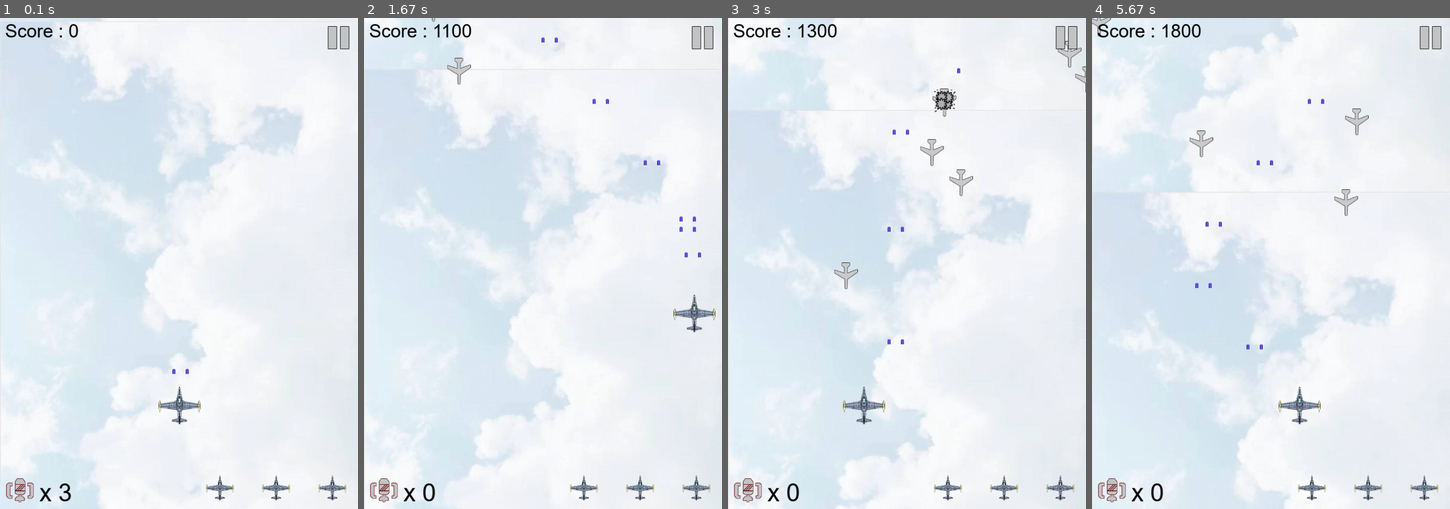
Above: before the commit, frames 1-4 (left to right).
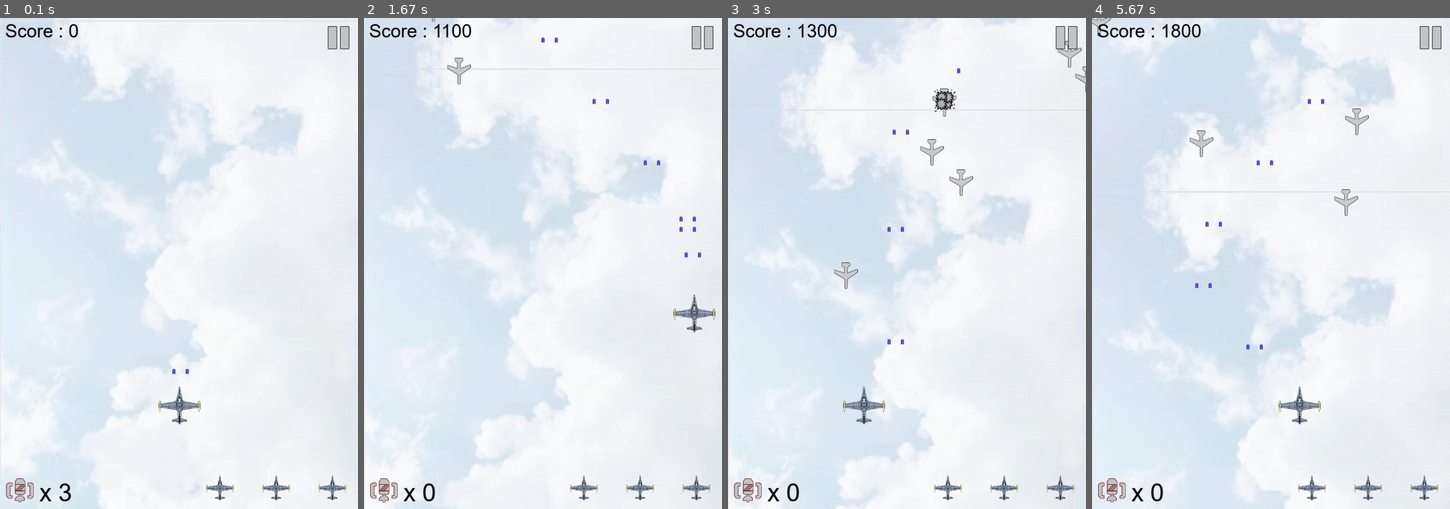
Above: after the commit, the same moments.

Repository: charlie-ccw/Pygame-project
Game: pygame game, started from main.py
Two runs of this game, one before a commit and one after it. Both use one fixed random seed, a clock stepped at 60 frames per second and the inputs below.
Inputs:
- Up to frame 1 (0.1 s): no input
- Up to frame 2 (1.67 s): tap Space at 0.33, 0.73, 1.03, 1.23, 1.57 s; hold D 0.67-1.13 s; hold W 1.17-1.47 s; hold D from 1.5 s (still down)
- Up to frame 3 (3 s): tap Space at 1.87, 2.07, 2.37, 2.63, 2.97 s; release D at 1.97 s; hold A 2-2.53 s; hold S 2.57-2.87 s; hold A from 2.9 s (still down)
- Up to frame 4 (5.67 s): tap Space at 3.27, 3.4, 3.8, 4.1, 4.47, 4.87, 5.17, 5.37 s; release A at 3.3 s; hold W 3.33-3.7 s; hold D 3.73-4.37 s; hold S 4.4-4.77 s; hold A 4.8-5.27 s; hold D from 5.3 s (still down)

The runs differ from the first frame. In frame 1, less than 0.1% of the frame differs, in the area x 19-29%, y 0-1%; in frame 2, 0.4%; in frame 3, 2.5%; in frame 4, 5.4%, in the area x 0-84%, y 0-36%.

Commit message:
background
rechange the bcakground

Diff:
--- a/background.py
+++ b/background.py
@@ -38,7 +38,7 @@
     def __init__(self,size):
         pygame.sprite.Sprite.__init__(self)
 
-        self.image = pygame.image.load("images/background.jpg").convert_alpha()
+        self.image = pygame.image.load("images/background1.jpg").convert_alpha()
         # here we difine the destory picture of the enemy
         self.rect = self.image.get_rect()
         self.width = 700
Binary file changed: images/background.jpg
Binary file added: images/background1.jpg
